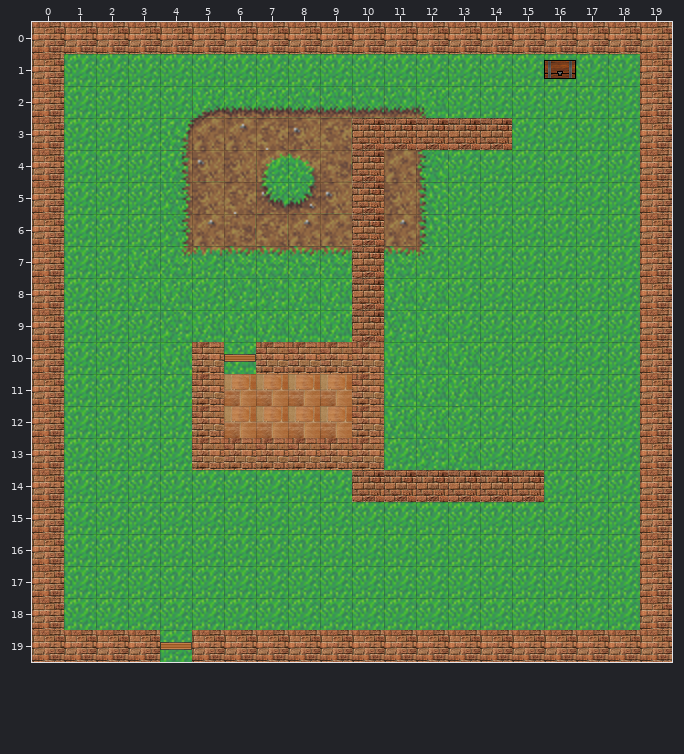
Two versions of a level (Tiled map, assets/map/Level1.tmx). Above is the file before it was changed.
Cells are 32x32 px. Shown: x 0..19, y 0..19.
The result:
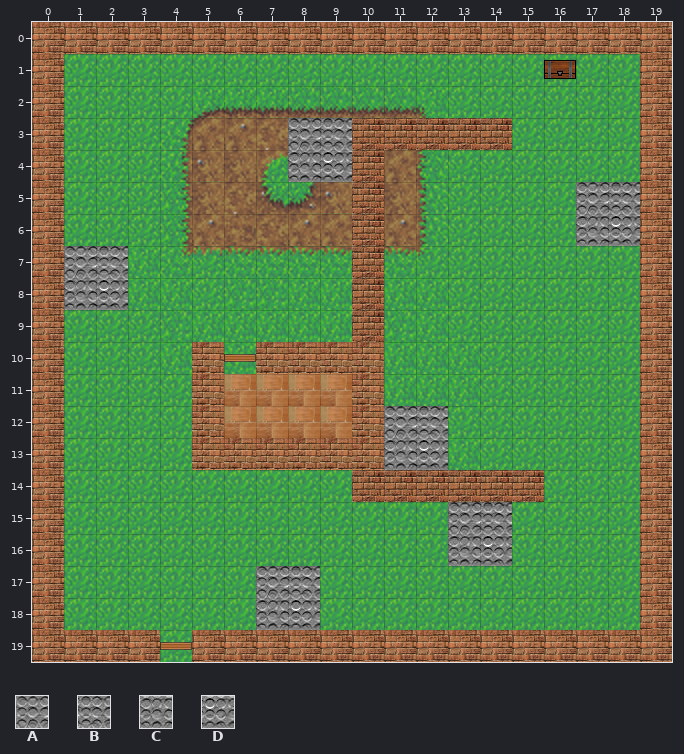
Key: from "ImpassableGates": A 10, B 11, C 14, D 15.
_ is an empty cell.
Tiles of an added or newly shown layer are drawn over the layers below it.
What changed:
Changed rows in their new state; . is an unchanged cell.
Layer "ImpassableGate" (added):
first column x 1:
 3 .......AB.........
 4 .......CD.........
 5 ................AB
 6 ................CD
 7 AB................
 8 CD................
first column x 7:
12 ....AB..
13 ....CD..
15 ......AB
16 ......CD
17 AB......
18 CD......
Where, in picture pixels (left, top, right, bottom), the same in both pictures:
added: (288, 118, 352, 182)
added: (576, 182, 640, 246)
added: (64, 246, 128, 310)
added: (384, 406, 448, 470)
added: (448, 502, 512, 566)
added: (256, 566, 320, 630)
